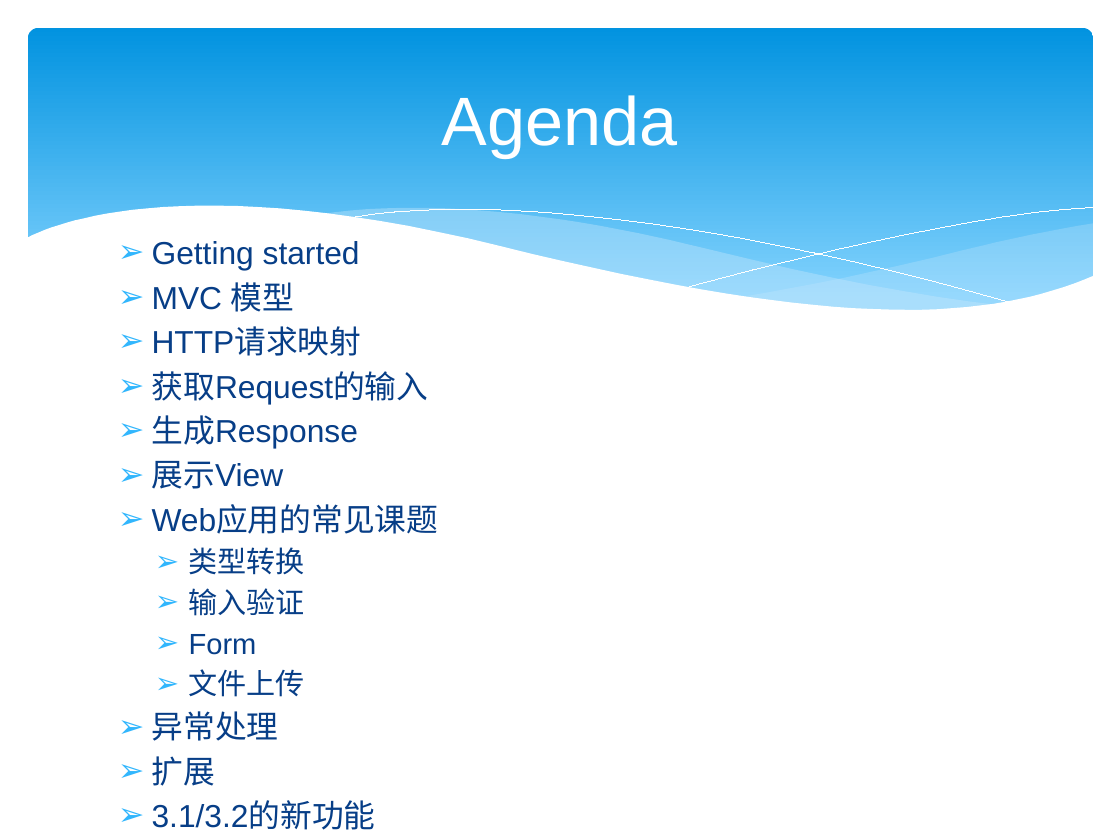
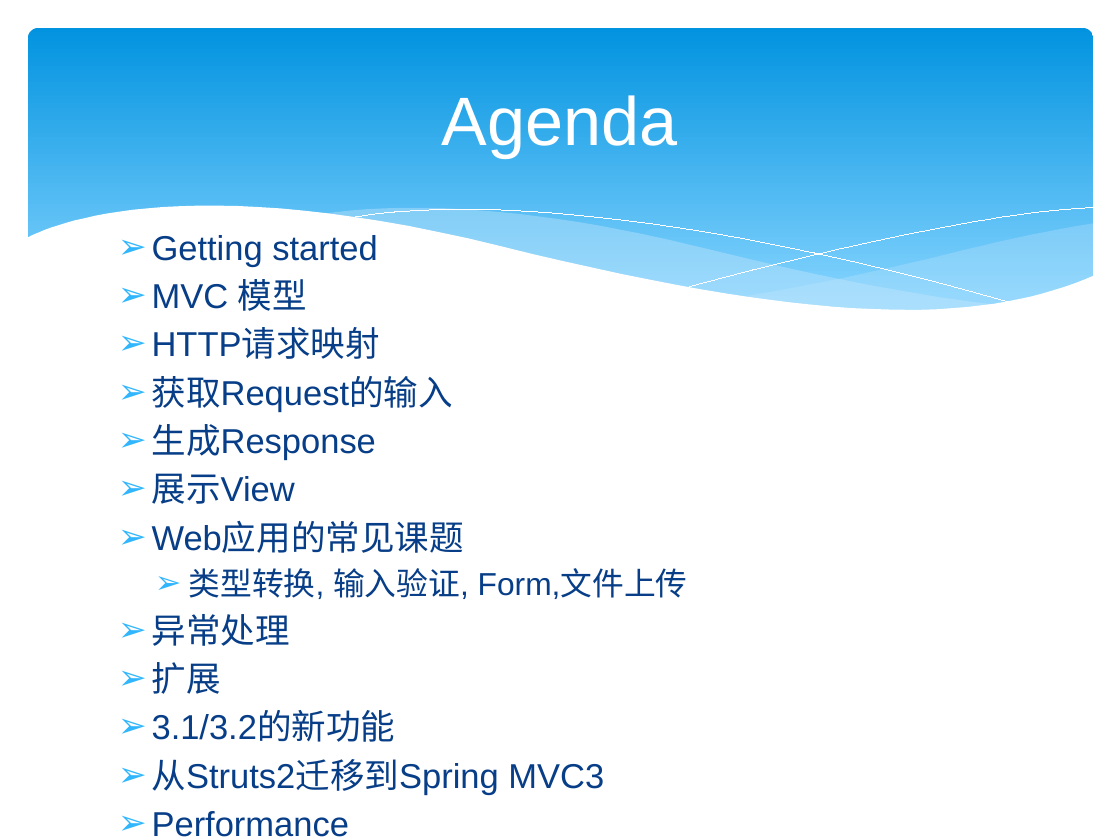
Before and after one commit to zjumty/spring-mvc-showcase, a slide deck: slide 4 of SpringMVC3.pptx. Drawn at 1120x840 pixels with LibreOffice and Linux fonts; fonts in the diff are those of the drawing. Boxes give left, top, right and bottom in pixels: in the first picture for what was removed or moved away, otherwise in the second. Text is boxed around its words. In the diff, an @@ line names an element or a change of style, - is before the commit and + after.

```diff
--- a/SpringMVC3.pptx
+++ b/SpringMVC3.pptx
@@ text at (152, 235, 464, 742): size 20.4 to 22.2 pt in "Getting started", "MVC 模型", "HTTP请求映射", "获取Request的输入" and 6 more places @@
@@ text at (189, 568, 688, 599): text changed; size 18.7 to 20.4 pt @@
-  ➢ 类型转换
-  ➢ 输入验证
-  ➢ Form
-  ➢ 文件上传
+  ➢ 类型转换, 输入验证, Form,文件上传
@@ text at (152, 759, 604, 837): paragraphs added @@
+➢ 从Struts2迁移到Spring MVC3
+➢ Performance
```
Also in this commit, not shown: 2 slides added, 1 slide removed, 8 other files.
